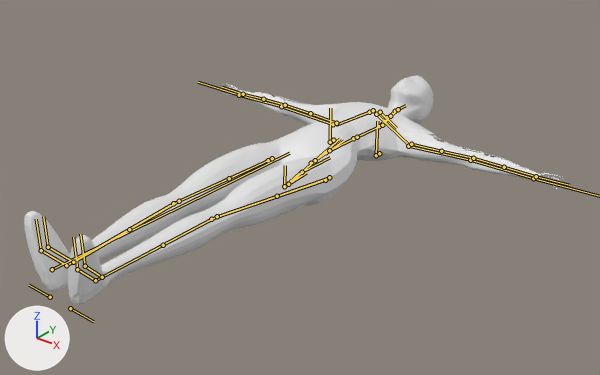
The FBX model Character_TPose_Anim.fbx as it was, and as the next commit left it.
Before and after are seen from a 50 mm lens placed at (1.67, -1.05, 1.14), pointed at (0.07, 0.95, -0.1). Arrows for +X, +Y and +Z are at lower left; the lights stay in place. The bones that bend it are drawn over the model as lines.
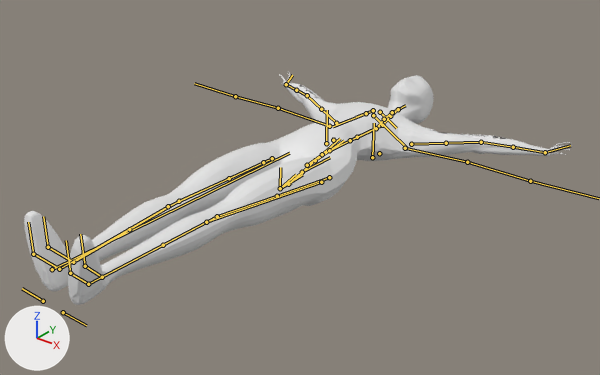
The newer file adds an action. The first version stands in its rest pose; the second is drawn at frame 16 of the action 'rig|Action.001'.

Changed parts and their boxes [x1, y1, x2, y2] in the pictures (600 x 375 px):
'Sphere', posed: before [24, 75, 563, 305]; after [24, 72, 573, 305]
bone 'DEF-upper_arm.L', root to tip: before (411, 144) to (441, 151); after (411, 144) to (446, 143)
bone 'DEF-forearm.L', root to tip: before (473, 158) to (504, 167); after (481, 142) to (513, 147)
bone 'DEF-hand.L', root to tip: before (536, 176) to (569, 185); after (545, 152) to (570, 145)
bone 'DEF-upper_arm.R', root to tip: before (336, 123) to (310, 113); after (336, 123) to (321, 109)
bone 'DEF-forearm.R', root to tip: before (285, 105) to (263, 99); after (307, 95) to (296, 90)
bone 'DEF-hand.R', root to tip: before (243, 94) to (222, 87); after (286, 84) to (292, 75)

The change in detail:
Object 'metarig' (bone_rig_object) moves from (0.0, 0.0, 0.0) to (0.0, -0.023, 0.0).
Bone 'DEF-upper_arm.L' (bone_def_upper_arm_l) turns from (0, 0, 0) to (3, 1, -25) degrees about its own x, y and z.
Bone 'DEF-upper_arm.L' (bone_def_upper_arm_l) is rescaled from (1.0, 1.0, 1.0) to (1.01, 0.98, 1.01).
Bone 'DEF-forearm.L' (bone_def_forearm_l) turns from (0, 0, 0) to (9, 1, 0) degrees about its own x, y and z.
Bone 'DEF-hand.L' (bone_def_hand_l) turns from (0, 0, 0) to (6, 3, -38) degrees about its own x, y and z.
Bone 'DEF-hand.L' (bone_def_hand_l) is rescaled from (1.0, 1.0, 1.0) to (1.0, 1.01, 0.99).
Bone 'DEF-upper_arm.R' (bone_def_upper_arm_r) turns from (0, 0, 0) to (3, -1, 25) degrees about its own x, y and z.
Bone 'DEF-upper_arm.R' (bone_def_upper_arm_r) is rescaled from (1.0, 1.0, 1.0) to (1.01, 0.98, 1.01).
Bone 'DEF-forearm.R' (bone_def_forearm_r) turns from (0, 0, 0) to (9, -1, 0) degrees about its own x, y and z.
Bone 'DEF-hand.R' (bone_def_hand_r) turns from (0, 0, 0) to (6, -3, 38) degrees about its own x, y and z.
Bone 'DEF-hand.R' (bone_def_hand_r) is rescaled from (1.0, 1.0, 1.0) to (1.0, 1.01, 0.99).
